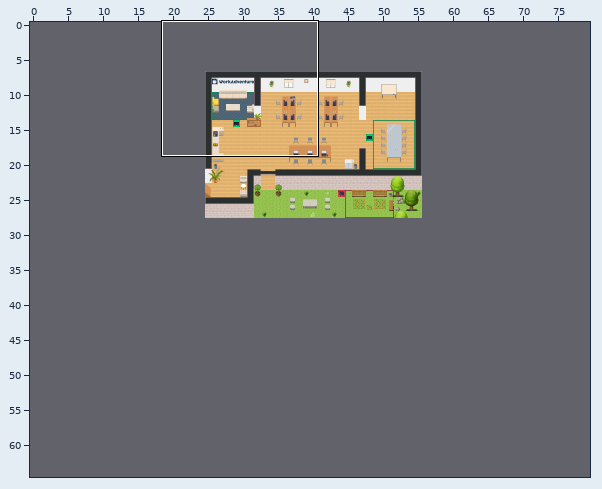
An edit to a level. Tiled map (JSON), office.tmj. The picture above shows the old version from afar; the outline marks the close-up.
Close-up. Old version:
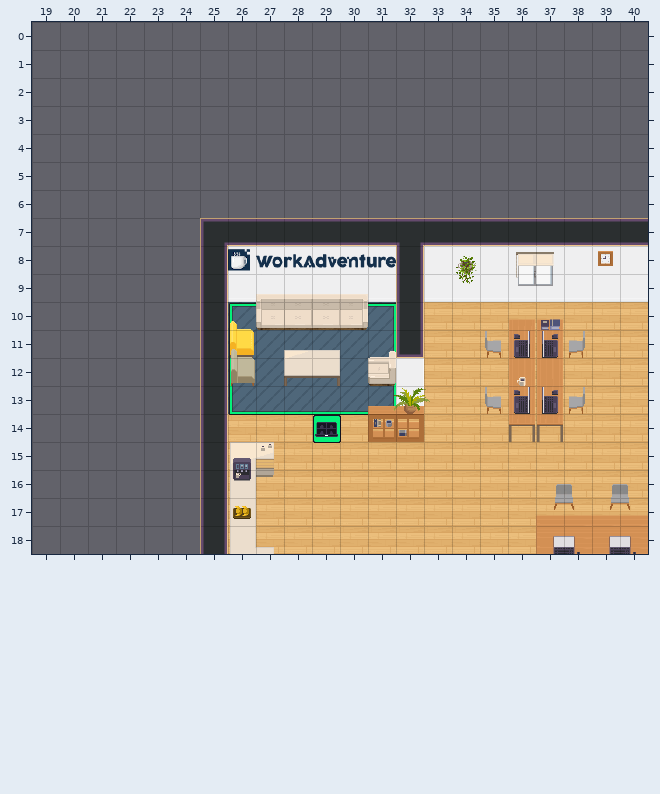
Cells are 32x32 px. Shown: x 19..40, y 0..18. The commit also changed other parts of the map, which this record leaves out. The old version is drawn lined up with the new one.
Now the later version:
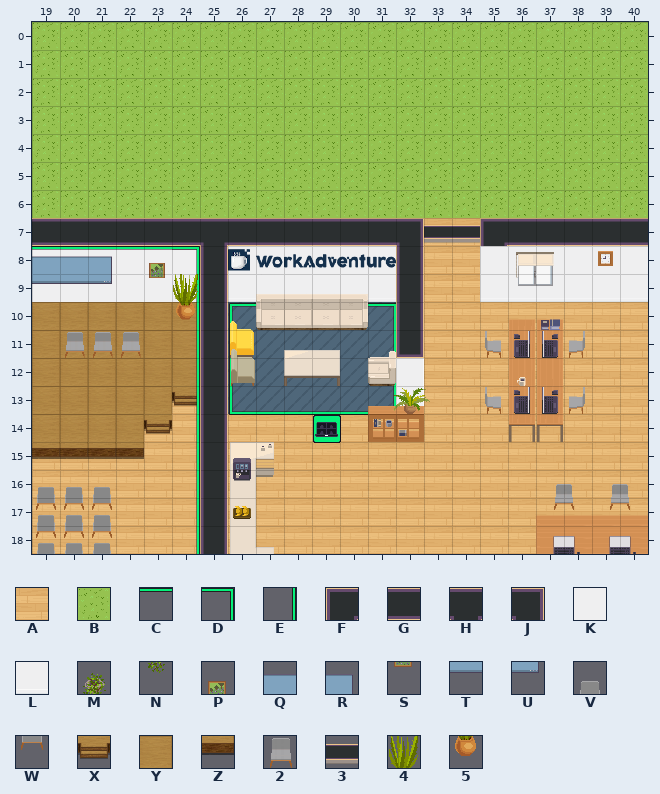
Key: from "Chunk 1": A 4, B 6, C 8, D 9, E 11, F 25, G 26, H 27, J 28, K 30, L 31, M 48, N 50, P 53, Q 55, R 56, S 65, T 67, U 68, V 73, W 77, X 105, Y 107, Z 108, 2 148, 3 187, 4 208, 5 213.
_ is an empty cell.
Tiles replaced or removed in this view: F, G, H, K, L, M, N.
Tiles of an added or newly shown layer are drawn over the layers below it.
Change:
Changed rows in their new state; . is an unchanged cell.
map size 31x21 -> 80x65 cells (old content now starts at 25,7; both pictures use the new coordinates)
Layer "floor/floor1":
first column x 19:
 0 BBBBBBBBBBBBBBBBBBBBBB
 1 BBBBBBBBBBBBBBBBBBBBBB
 2 BBBBBBBBBBBBBBBBBBBBBB
 3 BBBBBBBBBBBBBBBBBBBBBB
 4 BBBBBBBBBBBBBBBBBBBBBB
 5 BBBBBBBBBBBBBBBBBBBBBB
 6 BBBBBBBBBBBBBBBBBBBBBB
 7 ..............AA......
 8 ..............AA......
 9 ..............AA......
first column x 19:
13 .....A
14 ....AA
15 AAAAAA
16 AAAAAA
17 AAAAAA
18 AAAAAA
Layer "floor/floor2":
first column x 19:
10 CCCCCD
11 .....E
12 .....E
13 .....E
14 .....E
15 .....E
16 .....E
17 .....E
18 .....E
Layer "walls/walls1":
first column x 19:
 7 GGGGGGH......J__F
 8 KKKKKK........__.
 9 KKKKKK........__.
Layer "walls/walls2":
first column x 19:
 8 QQR.P.........._
 9 TTU.S.........._
Layer "furniture/furniture4" (added):
first column x 19:
10 YYYYYY
11 YYYYYY
12 YYYYYY
13 YYYYYX
14 YYYYX.
15 ZZZZ..
18 VVV...
Layer "furniture/furniture2":
first column x 19:
 8 CCCCCC
 9 .....E
10 .....E
11 .222.E
12 .....E
13 .....E
14 .....E
15 .....E
16 .....E
17 VVV..E
18 WWW..E
Layer "furniture/furniture3":
first column x 24:
 8 D
 9 4
10 5
first column x 19:
16 VVV
17 WWW
Layer "above/above1":
first column x 33:
 7 33
Changed places in both close-ups, as pixel boxes (x1, y1, x2, y2):
changed: (32, 22, 648, 554)
